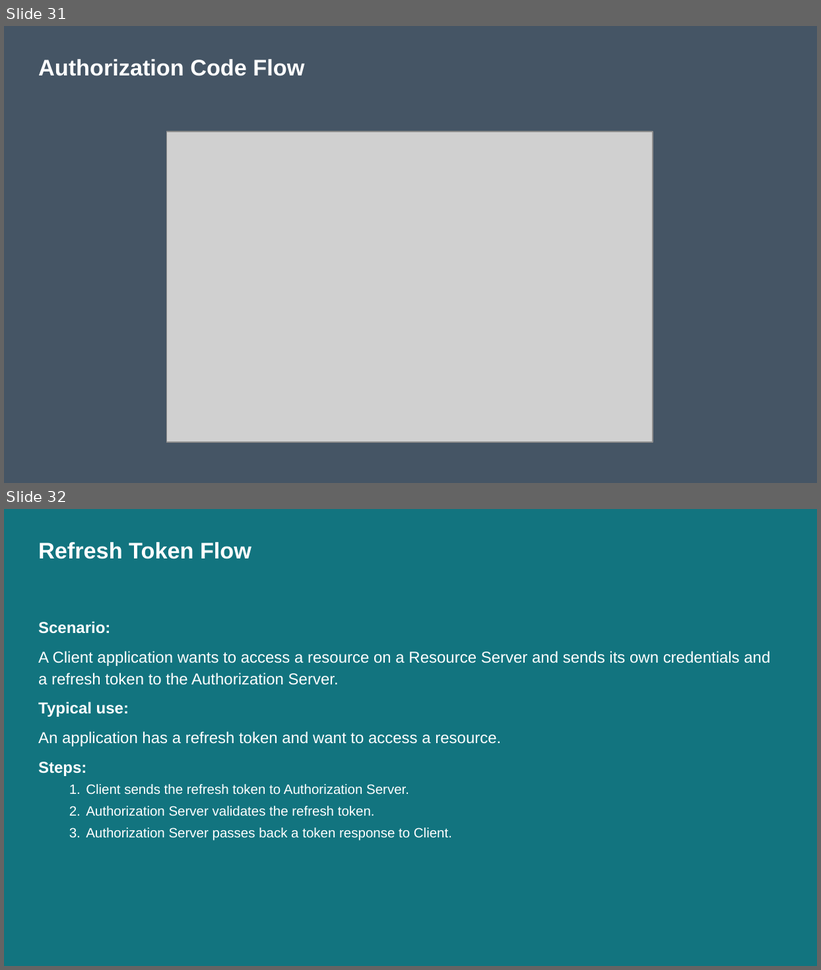
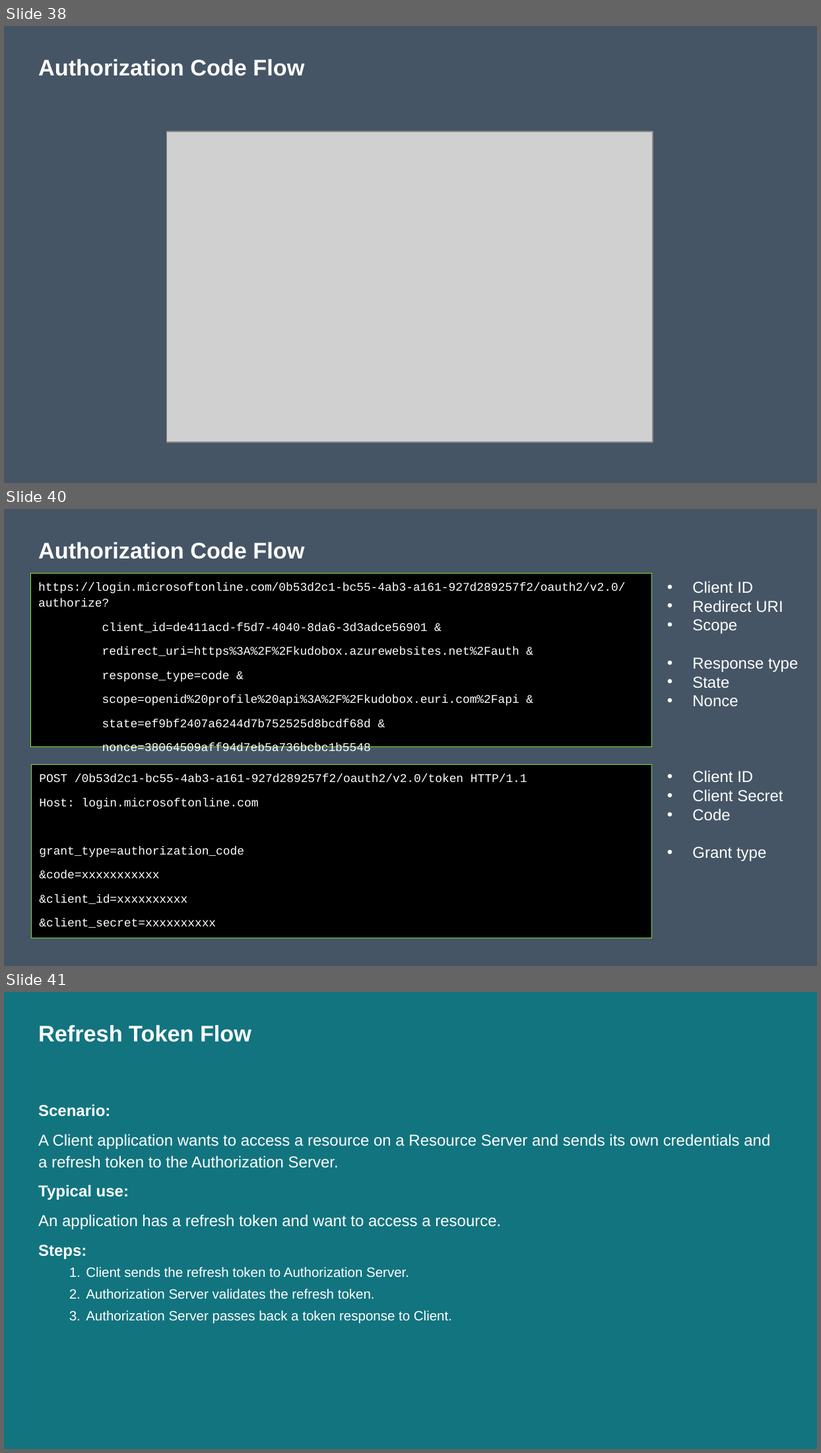
Before and after one commit to nickverschueren/devcruise-2019, a slide deck: Slides/OAuthAndOpenIdConnect.pptx. Shown one above the other, each under a label of ours: slides 31 and 32 before the commit, slides 38, 40 and 41 after it; the slides between them are not shown. The pictures are 821x970 and 821x1453 pixels, drawn with LibreOffice and Linux fonts; fonts in the diff are those of the drawing; grey boxes stand for pictures. Boxes give left, top, right and bottom in pixels: in the first picture for what was removed or moved away, otherwise in the second. Text is boxed around its words. In the diff, an @@ line names an element or a change of style, - is before the commit and + after.

```diff
--- a/Slides/OAuthAndOpenIdConnect.pptx
+++ b/Slides/OAuthAndOpenIdConnect.pptx
@@ slide 40 added at [4, 509, 817, 966], background #455565 @@
@@ title added at [38, 542, 304, 559], 20 pt, text #FFFFFF, bold @@
+Authorization Code Flow
@@ rectangle added at [31, 573, 652, 747], fill #000000, outline #82DC3C 0.75 pt, 10.5 pt, text #FFFFFF @@
+https://login.microsoftonline.com/0b53d2c1-bc55-4ab3-a161-927d289257f2/oauth2/v2.0/authorize?
+client_id=de411acd-f5d7-4040-8da6-3d3adce56901 &
+redirect_uri=https%3A%2F%2Fkudobox.azurewebsites.net%2Fauth &
+response_type=code &
+scope=openid%20profile%20api%3A%2F%2Fkudobox.euri.com%2Fapi &
+state=ef9bf2407a6244d7b752525d8bcdf68d &
+nonce=38064509aff94d7eb5a736bcbc1b5548
@@ text added at [692, 581, 798, 861], 14 pt, text #FFFFFF @@
+• Client ID
+• Redirect URI
+• Scope
+• Response type
+• State
+• Nonce
+• Client ID
+• Client Secret
+• Code
+• Grant type
@@ text added at [31, 765, 651, 939], fill #000000, outline #82DC3C 0.75 pt, 10.5 pt, text #FFFFFF @@
+POST /0b53d2c1-bc55-4ab3-a161-927d289257f2/oauth2/v2.0/token HTTP/1.1
+Host: login.microsoftonline.com
+grant_type=authorization_code
+&code=xxxxxxxxxxx
+&client_id=xxxxxxxxxx
+&client_secret=xxxxxxxxxx
@@ what was slide 31 is now slide 38 @@
@@ what was slide 32 is now slide 41 @@
```
Also in this commit, not shown: 10 slides changed, 11 other slides added, 1 other file.
